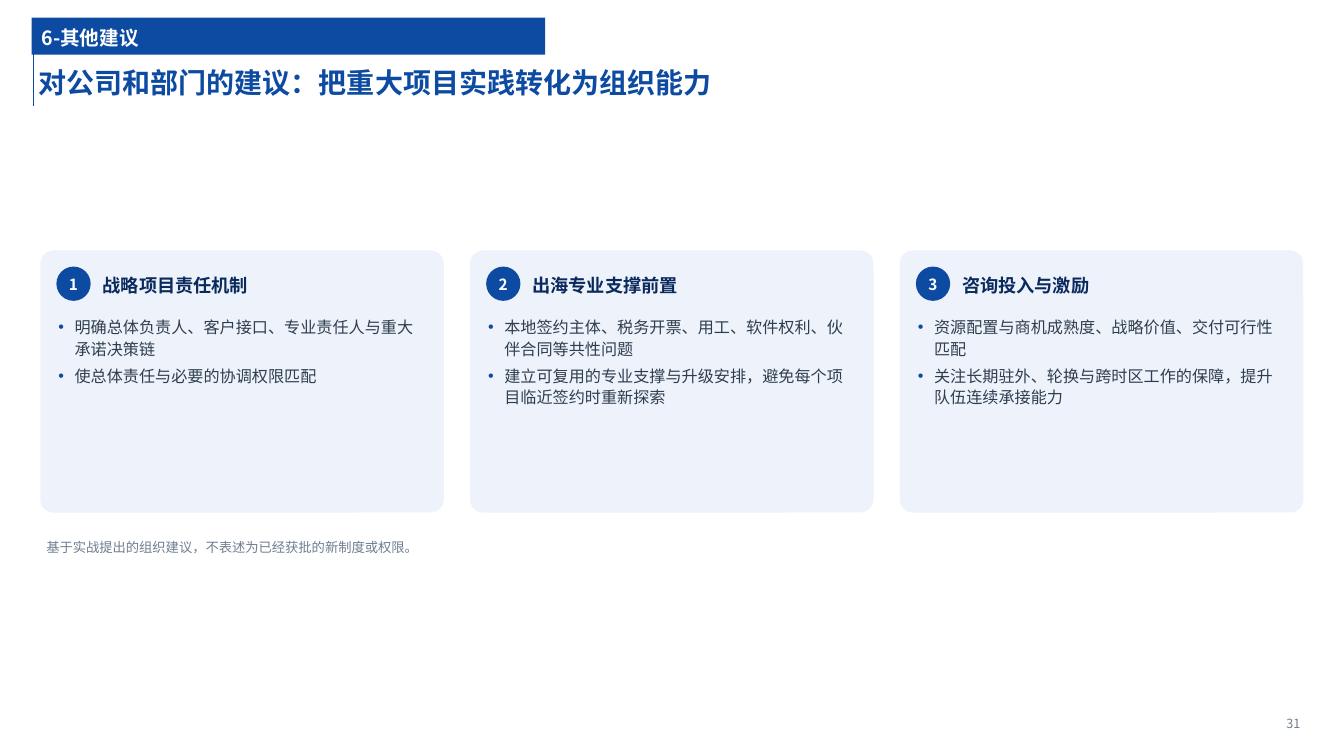
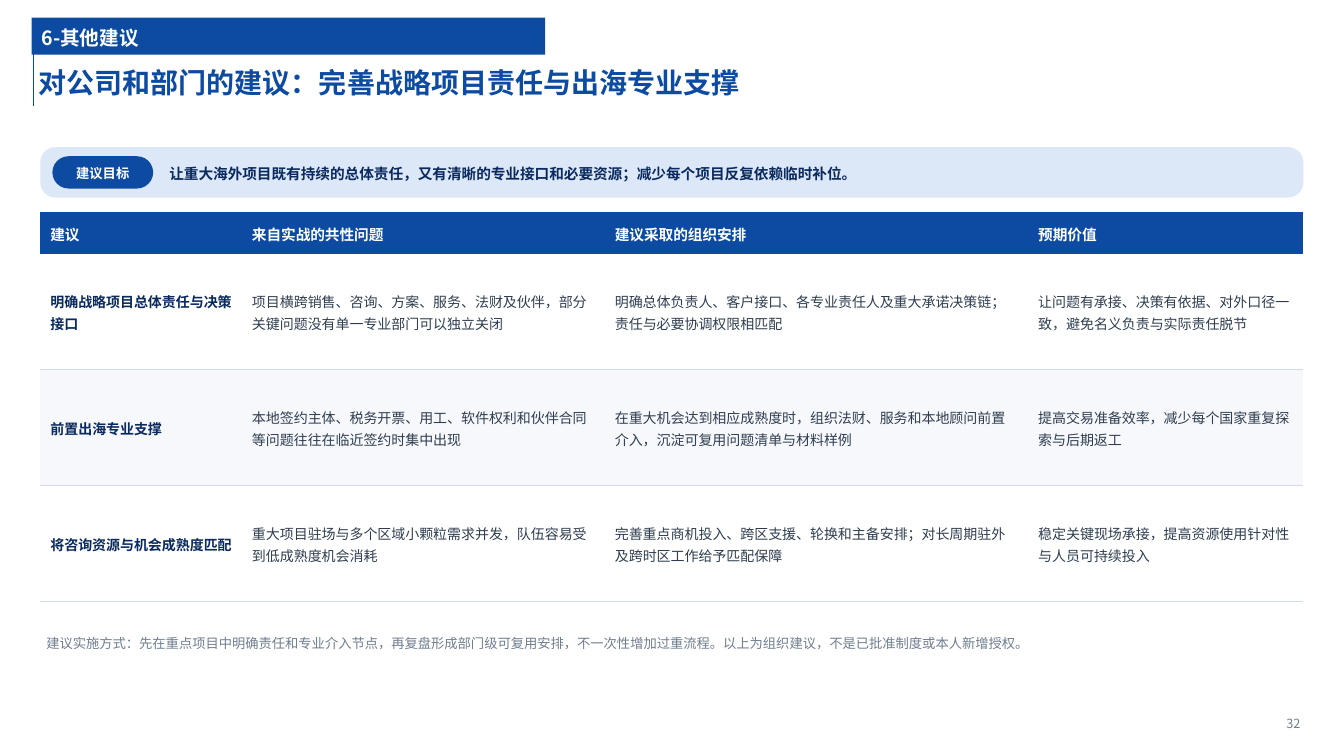
Before and after one commit to chyhcs/wyyh, a slide deck: slide 32 of 干部试用期转正述职-陈昊.pptx (slide 31 before the commit). Drawn at 1344x756 pixels with LibreOffice and Linux fonts; fonts in the diff are those of the drawing. Boxes give left, top, right and bottom in pixels: in the first picture for what was removed or moved away, otherwise in the second. Text is boxed around its words. In the diff, an @@ line names an element or a change of style, - is before the commit and + after.

```diff
--- a/干部试用期转正述职-陈昊.pptx
+++ b/干部试用期转正述职-陈昊.pptx
@@ title at (38, 69, 739, 96): text changed @@
-对公司和部门的建议：把重大项目实践转化为组织能力
+对公司和部门的建议：完善战略项目责任与出海专业支撑
@@ rounded rectangle added at (40, 147, 1304, 198), fill #DCE7F8 @@
@@ rounded rectangle added at (52, 156, 153, 189), fill #0C4BA1, 9.5 pt, text #FFFFFF, bold @@
+建议目标
@@ text at (169, 166, 856, 182): text changed; size 13 to 10.5 pt @@
-战略项目责任机制
+让重大海外项目既有持续的总体责任，又有清晰的专业接口和必要资源；减少每个项目反复依赖临时补位。
@@ table added at (40, 212, 1304, 602), 4 rows, 4 columns @@
+建议 | 来自实战的共性问题 | 建议采取的组织安排 | 预期价值
+明确战略项目总体责任与决策接口 | 项目横跨销售、咨询、方案、服务、法财及伙伴，部分关键问题没有单一专业部门可以独立关闭 | 明确总体负责人、客户接口、各专业责任人及重大承诺决策链；责任与必要协调权限相匹配 | 让问题有承接、决策有依据、对外口径一致，避免名义负责与实际责任脱节
+前置出海专业支撑 | 本地签约主体、税务开票、用工、软件权利和伙伴合同等问题往往在临近签约时集中出现 | 在重大机会达到相应成熟度时，组织法财、服务和本地顾问前置介入，沉淀可复用问题清单与材料样例 | 提高交易准备效率，减少每个国家重复探索与后期返工
+将咨询资源与机会成熟度匹配 | 重大项目驻场与多个区域小颗粒需求并发，队伍容易受到低成熟度机会消耗 | 完善重点商机投入、跨区支援、轮换和主备安排；对长周期驻外及跨时区工作给予匹配保障 | 稳定关键现场承接，提高资源使用针对性与人员可持续投入
@@ rounded rectangle removed at (40, 250, 444, 512) @@
@@ ellipse removed at (56, 267, 91, 301) @@
-1
@@ rounded rectangle removed at (470, 250, 873, 512) @@
@@ ellipse removed at (486, 267, 520, 301) @@
-2
@@ rounded rectangle removed at (900, 250, 1304, 512) @@
@@ ellipse removed at (917, 267, 951, 301) @@
-3
@@ text removed at (533, 276, 678, 294) @@
-出海专业支撑前置
@@ text removed at (962, 276, 1089, 294) @@
-咨询投入与激励
@@ text removed at (75, 319, 414, 384) @@
-• 明确总体负责人、客户接口、专业责任人与重大承诺决策链
-• 使总体责任与必要的协调权限匹配
@@ text removed at (504, 319, 843, 405) @@
-• 本地签约主体、税务开票、用工、软件权利、伙伴合同等共性问题
-• 建立可复用的专业支撑与升级安排，避免每个项目临近签约时重新探索
@@ text removed at (934, 319, 1273, 405) @@
-• 资源配置与商机成熟度、战略价值、交付可行性匹配
-• 关注长期驻外、轮换与跨时区工作的保障，提升队伍连续承接能力
@@ text removed at (46, 541, 418, 553) @@
-基于实战提出的组织建议，不表述为已经获批的新制度或权限。
@@ text added at (46, 637, 1028, 649), 9.5 pt, text #6F7E8F @@
+建议实施方式：先在重点项目中明确责任和专业介入节点，再复盘形成部门级可复用安排，不一次性增加过重流程。以上为组织建议，不是已批准制度或本人新增授权。
@@ text at (1286, 718, 1300, 728): text changed @@
-31
+32
```
Also in this commit, not shown: 25 other slides changed, 7 slides added, 6 slides removed, 2 other files.
